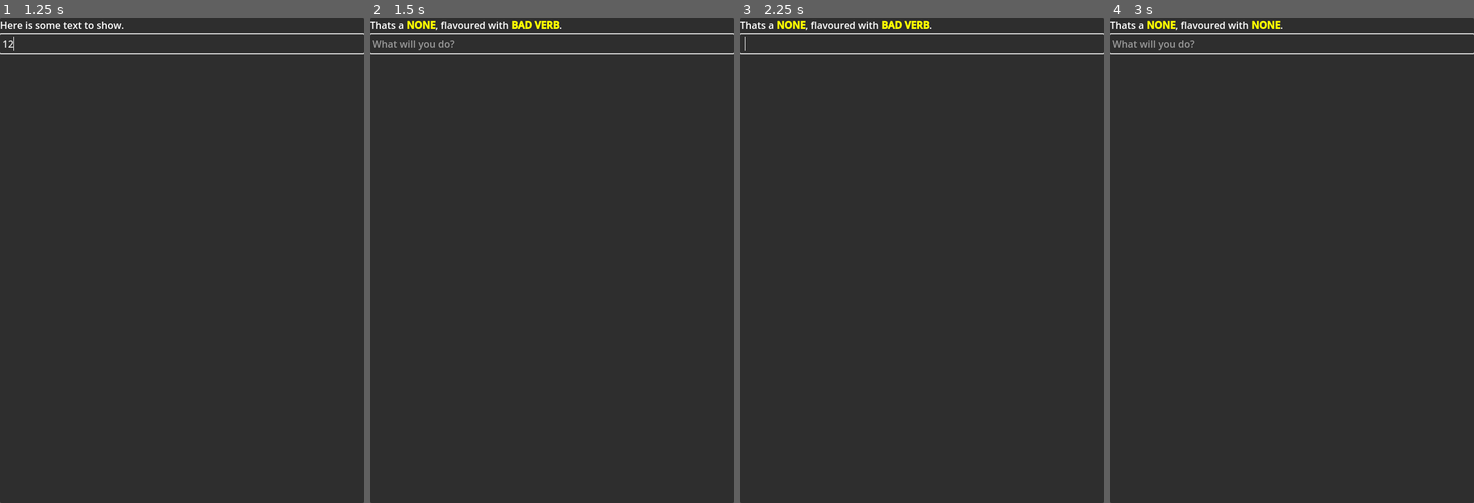
Above: before the commit, frames 1-4 (left to right).
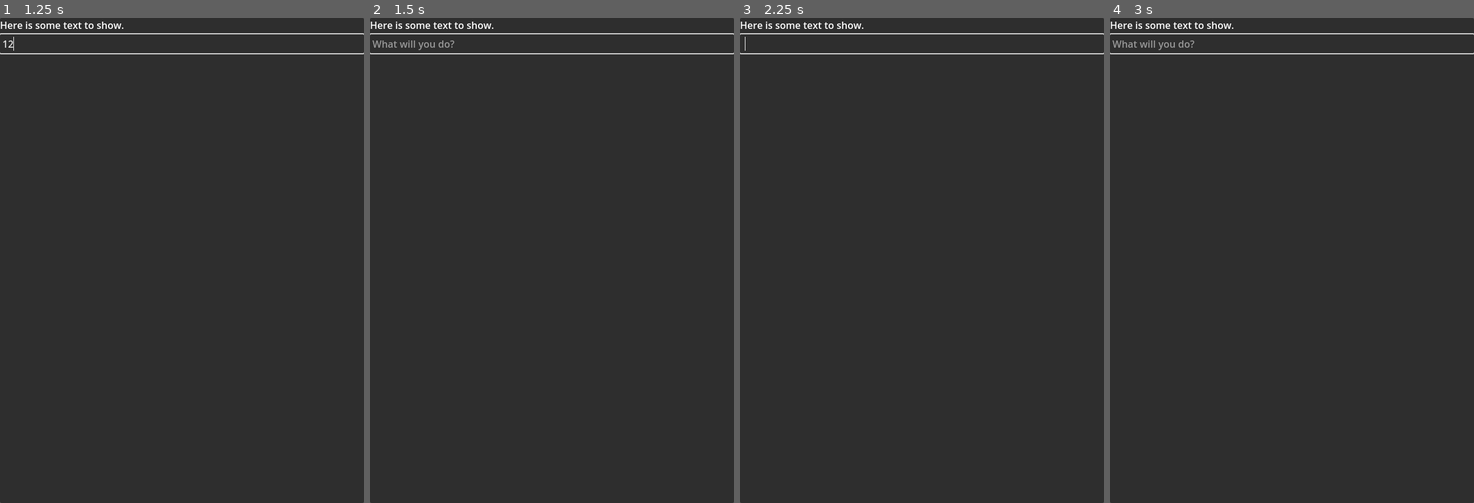
Above: after the commit, the same moments.

Repository: SashaMkrv/godot-4.2.1-text-adventure
Game: Godot game, scene res://Scenes/TextEnterTest.tscn
Two runs of this game, one before a commit and one after it. Both use one fixed random seed, a clock stepped at 60 frames per second and the inputs below. This scene is started directly instead of the project's main scene.
Inputs (mouse positions are in pixels of both pictures, inside the frame that each line leads up to):
- Up to frame 1 (1.25 s): click (182, 42) at 0.52 s; type "12" at 0.6 s
- Up to frame 2 (1.5 s): tap Enter at 1.25 s
- Up to frame 3 (2.25 s): tap Space at 2 s
- Up to frame 4 (3 s): tap Enter at 2.75 s

Frame 1 is identical in both runs. In frame 2, 0.5% of the frame differs, in the area x 0-53%, y 0-3%; in frame 3, 0.5%; in frame 4, 0.5%.
Error after the commit: Invalid call. Nonexistent function 'tokenizeText' in base 'Nil'. (res://Scripts/TopLevel/TextDirector.gd:19)

Commit message:
hook up text enter signal in code

Diff:
--- a/Scripts/TopLevel/TextDirector.gd
+++ b/Scripts/TopLevel/TextDirector.gd
@@ -1,6 +1,6 @@
 extends Control
 
-@onready var tokenizer := $InputTokenizer as TokenizeInput
+@onready var tokenizer := $TokenizeInput as TokenizeInput
 @onready var transformer := $TransformText as TransformText
 
 @onready var game := $GameCoordinator as GameCoordinator
@@ -10,7 +10,9 @@
 
 
 func _ready() -> void:
-	game.game_updated.connect(handleGameUpdateEvent)
+	var _ok := game.game_updated.connect(handleGameUpdateEvent)
+	if enterHere != null:
+		_ok = enterHere.text_submitted.connect(handleActionEnter)
 
 
 func handleSubmittedInput(text: String) -> void:
